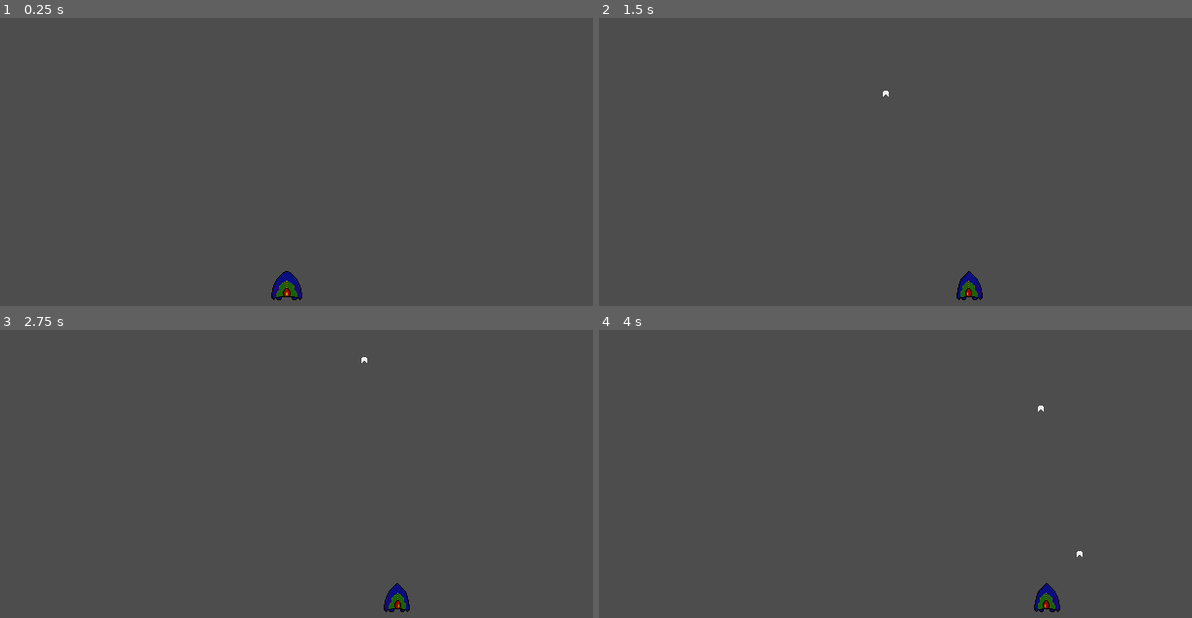
Above: before the commit, frames 1-4 (two rows, left to right).
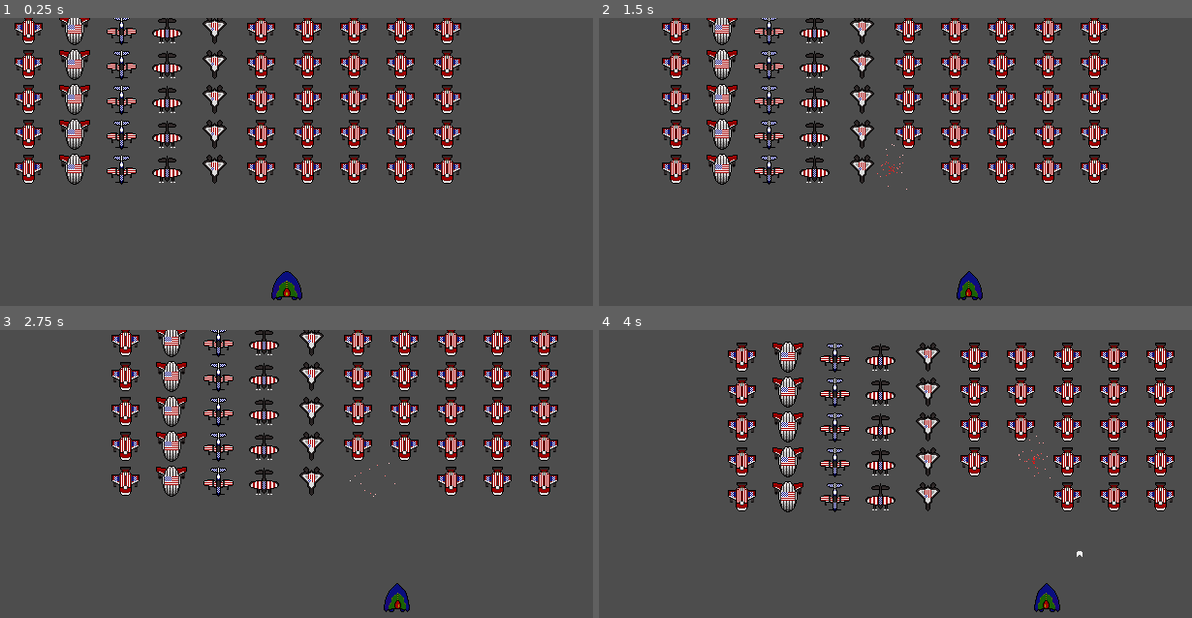
Above: after the commit, the same moments.

Repository: Honikal/20GameChallenge
Game: Godot game, scene res://Assets/Scenes/MainScene.tscn
Same seed, same stepped clock (60 frames per second), same inputs: the game is played once before the commit and once after it.
Inputs:
- Up to frame 1 (0.25 s): no input
- Up to frame 2 (1.5 s): tap Enter (ui_accept) at 0.5, 0.77 s; hold Right (ui_right) 0.53-1.28 s; hold Left (ui_left) from 1.28 s (still down)
- Up to frame 3 (2.75 s): tap Enter (ui_accept) at 1.52 s; release Left (ui_left) at 2.03 s; hold Right (ui_right) from 2.03 s (still down)
- Up to frame 4 (4 s): tap Enter (ui_accept) at 3.02, 3.77 s; release Right (ui_right) at 3.53 s; hold Left (ui_left) from 3.53 s (still down)

The runs differ from the first frame. In frame 1, 13% of the frame differs, in the area x 2-78%, y 0-58%; in frame 2, 13%; in frame 3, 13%; in frame 4, 13%.

Commit message:
Agregamos a los enemigos, implementamos movimiento, aun no pueden disparar pero se pueden mover

Diff:
--- /dev/null
+++ b/Game Level 3/space-invaders-(humans-invade-aliens)/Assets/Scenes/Enemy.tscn
@@ -0,0 +1,29 @@
+[gd_scene load_steps=5 format=3 uid="uid://53uyxwpjgk5n"]
+
+[ext_resource type="Script" uid="uid://dyqax8a88ur0g" path="res://Assets/Scripts/enemy.gd" id="1_3pmh0"]
+[ext_resource type="Texture2D" uid="uid://d077fjbrqtfew" path="res://Assets/Sprites/enemy_planes.png" id="1_oyf8h"]
+[ext_resource type="Resource" uid="uid://c31t264r8k4ql" path="res://Assets/Tres/move_stats.tres" id="2_td1d5"]
+
+[sub_resource type="RectangleShape2D" id="RectangleShape2D_oyf8h"]
+size = Vector2(23, 25)
+
+[node name="Enemy" type="CharacterBody2D"]
+collision_layer = 4
+script = ExtResource("1_3pmh0")
+move_stats = ExtResource("2_td1d5")
+
+[node name="Sprite2D" type="Sprite2D" parent="."]
+texture = ExtResource("1_oyf8h")
+hframes = 5
+
+[node name="CollisionShape2D" type="CollisionShape2D" parent="."]
+position = Vector2(0.5, 0.5)
+shape = SubResource("RectangleShape2D_oyf8h")
+
+[node name="Nuzzle" type="Marker2D" parent="."]
+position = Vector2(0, 15)
+
+[node name="ShootTimer" type="Timer" parent="."]
+wait_time = 2.0
+one_shot = true
+autostart = true
--- /dev/null
+++ b/Game Level 3/space-invaders-(humans-invade-aliens)/Assets/Scenes/EnemyBullet.tscn
@@ -0,0 +1,21 @@
+[gd_scene load_steps=5 format=3 uid="uid://b1bqoa3n22d72"]
+
+[ext_resource type="Script" uid="uid://dsp66gtevwjt1" path="res://Assets/Scripts/bullet.gd" id="1_cqpan"]
+[ext_resource type="Texture2D" uid="uid://b2o88latptoec" path="res://Assets/Sprites/enemy_bullet.png" id="1_fpcj7"]
+[ext_resource type="Resource" uid="uid://c31t264r8k4ql" path="res://Assets/Tres/move_stats.tres" id="2_cqpan"]
+
+[sub_resource type="RectangleShape2D" id="RectangleShape2D_3c7dh"]
+size = Vector2(6, 12)
+
+[node name="EnemyBullet" type="CharacterBody2D"]
+collision_layer = 2
+collision_mask = 3
+script = ExtResource("1_cqpan")
+move_stats = ExtResource("2_cqpan")
+
+[node name="Sprite2D" type="Sprite2D" parent="."]
+texture = ExtResource("1_fpcj7")
+
+[node name="CollisionShape2D" type="CollisionShape2D" parent="."]
+position = Vector2(0, 1)
+shape = SubResource("RectangleShape2D_3c7dh")
--- a/Game Level 3/space-invaders-(humans-invade-aliens)/Assets/Scenes/MainScene.tscn
+++ b/Game Level 3/space-invaders-(humans-invade-aliens)/Assets/Scenes/MainScene.tscn
@@ -1,8 +1,10 @@
-[gd_scene load_steps=2 format=3 uid="uid://bqks2ei2f27jw"]
+[gd_scene load_steps=3 format=3 uid="uid://bqks2ei2f27jw"]
 
+[ext_resource type="Script" uid="uid://b2fdbcglq5tk4" path="res://Assets/Scripts/main_scene.gd" id="1_5b232"]
 [ext_resource type="PackedScene" uid="uid://c2lmkbbe4tu5p" path="res://Assets/Scenes/Player.tscn" id="1_wiojp"]
 
 [node name="MainScene" type="Node"]
+script = ExtResource("1_5b232")
 
 [node name="Player" parent="." instance=ExtResource("1_wiojp")]
 position = Vector2(309, 275)
--- /dev/null
+++ b/Game Level 3/space-invaders-(humans-invade-aliens)/Assets/Scenes/ParticleGenerated.tscn
@@ -0,0 +1,12 @@
+[gd_scene load_steps=3 format=3 uid="uid://dee7eybupa8k2"]
+
+[ext_resource type="Material" uid="uid://b8o5l2bj71gxw" path="res://Assets/Tres/explosion.tres" id="1_cr4k6"]
+[ext_resource type="Script" uid="uid://3g3w4begolxo" path="res://Assets/Scripts/particle_generated.gd" id="2_0nfpo"]
+
+[node name="ParticleGenerated" type="GPUParticles2D"]
+emitting = false
+amount = 70
+lifetime = 0.5
+one_shot = true
+process_material = ExtResource("1_cr4k6")
+script = ExtResource("2_0nfpo")
--- a/Game Level 3/space-invaders-(humans-invade-aliens)/Assets/Scripts/bullet.gd
+++ b/Game Level 3/space-invaders-(humans-invade-aliens)/Assets/Scripts/bullet.gd
@@ -2,6 +2,8 @@
 extends CharacterBody2D
 
 @export var move_stats: MoveStats;
+
+var explosion_scene = preload("res://Assets/Scenes/ParticleGenerated.tscn");
 
 #Variable a la cual hemos de modificar respecto a la posición de dónde se disparará
 var direction : Vector2;
@@ -13,9 +15,23 @@
 func _process(delta: float) -> void:
 	velocity = direction;
 	velocity.y *= move_stats.bullet_speed;
-	move_and_slide();
+
+	#Pasamos de move_and_slide a move_and_collide
+	#move_and_slide()
+	var collision = move_and_collide(velocity * delta);
+
+	#Ahora, agarramos la posible colisión y checamos si existe
+	if (collision):
+		#Primero que todo, ocupamos tomar el collider
+		var collider = collision.get_collider();
+
+		#Acá existen 3 posibles casos, el collider sea bala, jugador, o nave enemiga, en cualquier de los casos
+		#El objeto bala es destruido y con el que se colisiona también
+
+		#Liberamos ambos objetos
+		collider.shipDestroyed.emit(); #Llamamos a la señal de destrucción
+		queue_free();
 
 	if ((position.y > boundarie_y + margin_y) or (position.y < -margin_y)):
 		#Liberamos el objeto de la memoria del juego
-		print("Clean bullet");
 		queue_free();
--- /dev/null
+++ b/Game Level 3/space-invaders-(humans-invade-aliens)/Assets/Scripts/enemy.gd
@@ -0,0 +1,56 @@
+class_name Enemy;
+extends CharacterBody2D;
+
+@export var move_stats: MoveStats;
+
+@onready var sprite_2d: Sprite2D = $Sprite2D
+@onready var shoot_timer: Timer = $ShootTimer
+@onready var nuzzle: Marker2D = $Nuzzle
+
+var direction_x : int = 1;
+var bullet_scene = preload("res://Assets/Scenes/EnemyBullet.tscn");
+var explosion_scene = preload("res://Assets/Scenes/ParticleGenerated.tscn");
+var canItShoot = false;  #Acá definimos si puede disparar o no
+var dropDistance = 16;
+
+signal shipDestroyed;
+
+func _ready() -> void:
+	randomize();
+	#Llamamos a la función encargada de generar el disparo
+	shoot_timer.timeout.connect(_shoot_bullet);
+	shipDestroyed.connect(_destroyShip);
+
+func _process(delta: float):
+	velocity.x = direction_x * move_stats.enemy_speed;
+	#Aplicamos movimiento
+	move_and_slide();
+
+#Ésta función pública se encarga de modificar por fuera la nave a a generar
+func _manage_ship(index):
+	sprite_2d.set_frame(index);
+
+func _shoot_bullet():
+	if (canItShoot):
+		#Instanciamos la bala enemiga
+		var bullet_inst : Bullet = bullet_scene.instantiate();
+		get_parent().add_child(bullet_inst);
+
+		#Decidimos la ubicación de la bala y la dirección
+		bullet_inst.position = nuzzle.global_position;
+		bullet_inst.direction = Vector2(0, 1);
+
+		#Iniciamos el timer de disparo en base a un valor random
+		var time = randf_range(2.0, 3.75);
+		shoot_timer.start(time);
+
+func _destroyShip():
+	var exp_inst : GPUParticles2D = explosion_scene.instantiate();
+	get_parent().add_child(exp_inst);
+
+	#Emitimos la explosión
+	exp_inst.global_position = global_position;
+	exp_inst.emitting = true;
+
+	#Destruimos el objeto
+	queue_free();
--- /dev/null
+++ b/Game Level 3/space-invaders-(humans-invade-aliens)/Assets/Scripts/main_scene.gd
@@ -0,0 +1,97 @@
+extends Node
+
+var enemyGroups = [];
+var enemyInstance = preload("res://Assets/Scenes/Enemy.tscn");
+var SCREEN_SIZE = Vector2i(
+	ProjectSettings.get_setting("display/window/size/viewport_width"),
+	ProjectSettings.get_setting("display/window/size/viewport_height")
+);
+var Margin = Vector2i(
+	32,
+	12
+);
+var Spacing = Vector2i(
+	16,
+	24
+)
+
+func _ready() -> void:
+	#Spawneamos a los distintos aviones
+	_spawner();
+
+func _process(delta: float) -> void:
+	#Llamamos al método que se encargará de cambiar la posición por turno
+	_enemyGroupMovement();
+
+func _spawner():
+	#Empezamos a iterar por cantidad de objetos
+	for col in range(1, 11):
+		var enemiesCol = [];
+		for row in range(1, 6):
+			var newEnemy : Enemy = enemyInstance.instantiate();
+			newEnemy.global_position = Vector2(
+				(Margin.x * col) + (Spacing.x * (col-1)),
+				(Margin.y * row) + (Spacing.y * (row-1))
+			);
+			#Manejamos con el valor de columna - 1
+			add_child(newEnemy);
+			newEnemy.tree_exited.connect(_filterEnemy.bind(newEnemy));
+			newEnemy._manage_ship(col - 1);
+			enemiesCol.append(newEnemy);
+		enemyGroups.append(enemiesCol);
+
+func _enemyGroupMovement():
+	#Checamos que no los enemigos
+	if (enemyGroups.is_empty()):
+		return;			#No hay enemigos para moverse
+
+	#Agarramos al enemigo en la posición final de cualquier fila para determinar su movimiento
+	var rightMore: Enemy = _checkExistenceEnemies(-1);	#Checamos última columna, primer fila
+	var leftMore: Enemy  = _checkExistenceEnemies(0);   #Checamos primer columna, primer fila
+
+	#En caso de que _filterEnemy no funcione, debería activarse esto
+	if (not rightMore or not leftMore):
+		print("Acá se tira error por valores");
+		return;
+
+	var groupDir = rightMore.direction_x       #Checar dirección actual
+
+	if (groupDir > 0 and rightMore.position.x > (SCREEN_SIZE.x - Margin.x)):
+		_changeEnemyMovement();
+	elif (groupDir < 0 and leftMore.position.x < Margin.x):
+		_changeEnemyMovement();
+
+func _checkExistenceEnemies(col: int):
+	for enemy in enemyGroups[col]:
+		if (is_instance_valid(enemy)):
+			return enemy
+	return null;
+
+func _changeEnemyMovement():
+	for i in range(enemyGroups.size()):
+		var column = enemyGroups[i];
+		for j in range(column.size()):
+			var enemy = column[j];
+			if (is_instance_valid(enemy)):
+				#Cambiamos dirección del enemigo
+				enemy.direction_x *= -1;
+				#Incrementamos la distancia de drop
+				enemy.position.y += enemy.dropDistance;
+
+func _filterEnemy(enemy_to_delete):
+	print("De acuerdo a timing, debería llamarse cuando el objeto salió del tree")
+
+	print("Actualizamos el grupo de enemigos:  size anterior (" + str(enemyGroups.size()) + ")");
+
+	#Primero eliminamos enemigos inválidos de cada columna
+	for i in range(enemyGroups.size()):
+		enemyGroups[i] = enemyGroups[i].filter(
+			func(e):
+				return e != enemy_to_delete
+		)
+	#Luego, eliminamos las columnas que están vacías
+	enemyGroups = enemyGroups.filter(
+		func (col):
+			return not col.is_empty()
+	)
+	print("Se actualiza la lista de enemigos:  size actual (" + str(enemyGroups.size()) + ")");
--- a/Game Level 3/space-invaders-(humans-invade-aliens)/Assets/Scripts/move_stats.gd
+++ b/Game Level 3/space-invaders-(humans-invade-aliens)/Assets/Scripts/move_stats.gd
@@ -3,3 +3,5 @@
 
 @export var player_speed : int = 160;
 @export var bullet_speed : int = 200;
+@export var enemy_speed: int = 40;
+@export var max_enemy_speed : int = 70;
--- /dev/null
+++ b/Game Level 3/space-invaders-(humans-invade-aliens)/Assets/Scripts/particle_generated.gd
@@ -0,0 +1,4 @@
+extends GPUParticles2D
+
+func _ready() -> void:
+	finished.connect(queue_free);
--- a/Game Level 3/space-invaders-(humans-invade-aliens)/Assets/Scripts/player.gd
+++ b/Game Level 3/space-invaders-(humans-invade-aliens)/Assets/Scripts/player.gd
@@ -11,12 +11,15 @@
 
 #Escena de bullet
 var bullet_scene = preload("res://Assets/Scenes/PlayerBullet.tscn");
+var explosion_scene = preload("res://Assets/Scenes/ParticleGenerated.tscn");
 
 #Hacemos el disparo solo si se cumple
 var isShooting = false;
-
 var margin_x = 20;
 var boundary_window_x = ProjectSettings.get_setting("display/window/size/viewport_width");
+
+signal shipDestroyed;
+
 
 func _ready() -> void:
 	shoot_timer.timeout.connect(_reloadShot);
@@ -71,3 +74,14 @@
 		animated_sprite.play("Fly_right");
 	else:
 		animated_sprite.play("Idle");
+
+func _destroyShip():
+	var exp_inst : GPUParticles2D = explosion_scene.instantiate();
+	get_parent().add_child(exp_inst);
+
+	#Emitimos la explosión
+	exp_inst.global_position = global_position;
+	exp_inst.emitting = true;
+
+	#Destruimos el objeto
+	queue_free();
--- /dev/null
+++ b/Game Level 3/space-invaders-(humans-invade-aliens)/Assets/Tres/explosion.tres
@@ -0,0 +1,23 @@
+[gd_resource type="ParticleProcessMaterial" load_steps=5 format=3 uid="uid://b8o5l2bj71gxw"]
+
+[sub_resource type="Gradient" id="Gradient_hfepy"]
+colors = PackedColorArray(1, 0, 0, 1, 1, 1, 1, 1)
+
+[sub_resource type="GradientTexture1D" id="GradientTexture1D_o5jka"]
+gradient = SubResource("Gradient_hfepy")
+
+[sub_resource type="Curve" id="Curve_v8u6e"]
+_data = [Vector2(0, 1), 0.0, 0.0, 0, 0, Vector2(1, 0.505618), 0.0, 0.0, 0, 0]
+point_count = 2
+
+[sub_resource type="CurveTexture" id="CurveTexture_83ci1"]
+curve = SubResource("Curve_v8u6e")
+
+[resource]
+particle_flag_disable_z = true
+spread = 180.0
+initial_velocity_min = 30.0
+initial_velocity_max = 75.0
+gravity = Vector3(0, 0.98, 0)
+scale_curve = SubResource("CurveTexture_83ci1")
+color_ramp = SubResource("GradientTexture1D_o5jka")
--- a/Game Level 3/space-invaders-(humans-invade-aliens)/Assets/Tres/move_stats.tres
+++ b/Game Level 3/space-invaders-(humans-invade-aliens)/Assets/Tres/move_stats.tres
@@ -6,4 +6,6 @@
 script = ExtResource("1_fv50n")
 player_speed = 160
 bullet_speed = 200
+enemy_speed = 40
+max_enemy_speed = 70
 metadata/_custom_type_script = "uid://due8ar7lju6a0"
Not shown, added: Game Level 3/space-invaders-(humans-invade-aliens)/Assets/Scripts/enemy.gd.uid
Not shown, added: Game Level 3/space-invaders-(humans-invade-aliens)/Assets/Scripts/main_scene.gd.uid
Not shown, added: Game Level 3/space-invaders-(humans-invade-aliens)/Assets/Scripts/particle_generated.gd.uid
Binary file added: Game Level 3/space-invaders-(humans-invade-aliens)/Assets/Sprites/enemy_bullet.png
Not shown, added: Game Level 3/space-invaders-(humans-invade-aliens)/Assets/Sprites/enemy_bullet.png.import
Binary file added: Game Level 3/space-invaders-(humans-invade-aliens)/Assets/Sprites/enemy_planes.png
Not shown, added: Game Level 3/space-invaders-(humans-invade-aliens)/Assets/Sprites/enemy_planes.png.import
